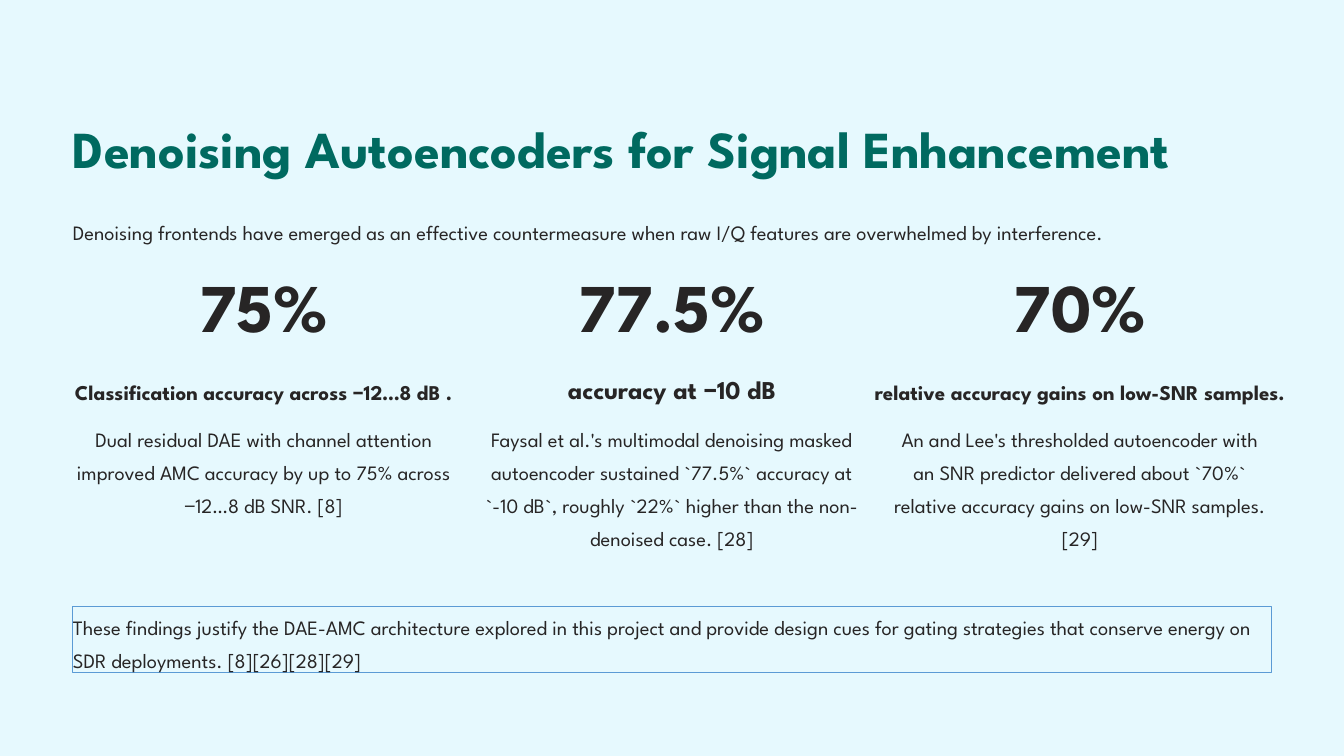
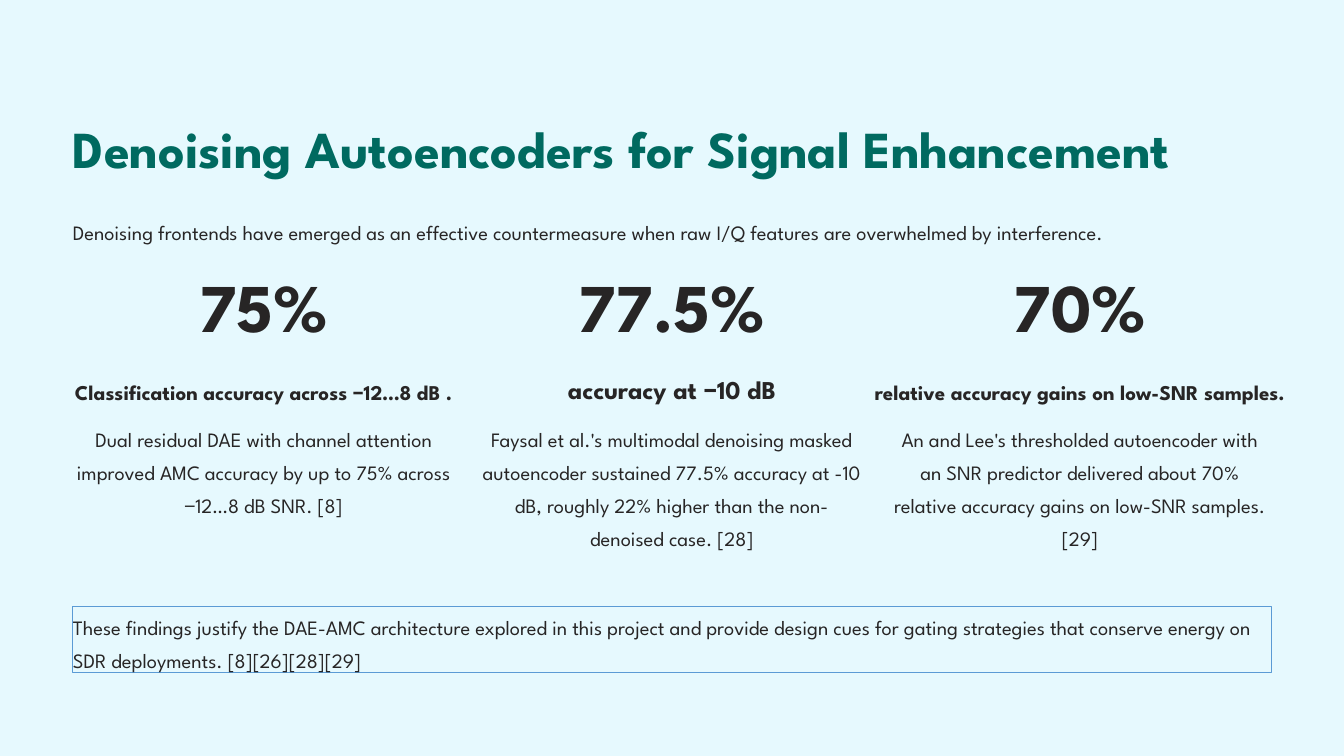
Before and after one commit to sharif-smj/Telecom-engineering-final-year-project, a slide deck: slide 15 of GSM Signal Denoising and Modulation Classification for Rural Uganda.pptx (slide 14 before the commit). Drawn at 1344x756 pixels with LibreOffice and Linux fonts; fonts in the diff are those of the drawing. Boxes give left, top, right and bottom in pixels: in the first picture for what was removed or moved away, otherwise in the second. Text is boxed around its words. In the diff, an @@ line names an element or a change of style, - is before the commit and + after.

```diff
--- a/GSM Signal Denoising and Modulation Classification for Rural Uganda.pptx
+++ b/GSM Signal Denoising and Modulation Classification for Rural Uganda.pptx
@@ text at <box>483,433,861,551</box>: text changed @@
-Faysal et al.'s multimodal denoising masked autoencoder sustained `77.5%` accuracy at `-10 dB`, roughly `22%` higher than the non-denoised case. [28]
+Faysal et al.'s multimodal denoising masked autoencoder sustained 77.5% accuracy at -10 dB, roughly 22% higher than the non-denoised case. [28]
@@ text at <box>894,433,1266,551</box>: text changed @@
-An and Lee's thresholded autoencoder with an SNR predictor delivered about `70%` relative accuracy gains on low-SNR samples. [29]
+An and Lee's thresholded autoencoder with an SNR predictor delivered about 70% relative accuracy gains on low-SNR samples. [29]
```
Also in this commit, not shown: 14 other slides changed, 1 slide added, 2 other files.
